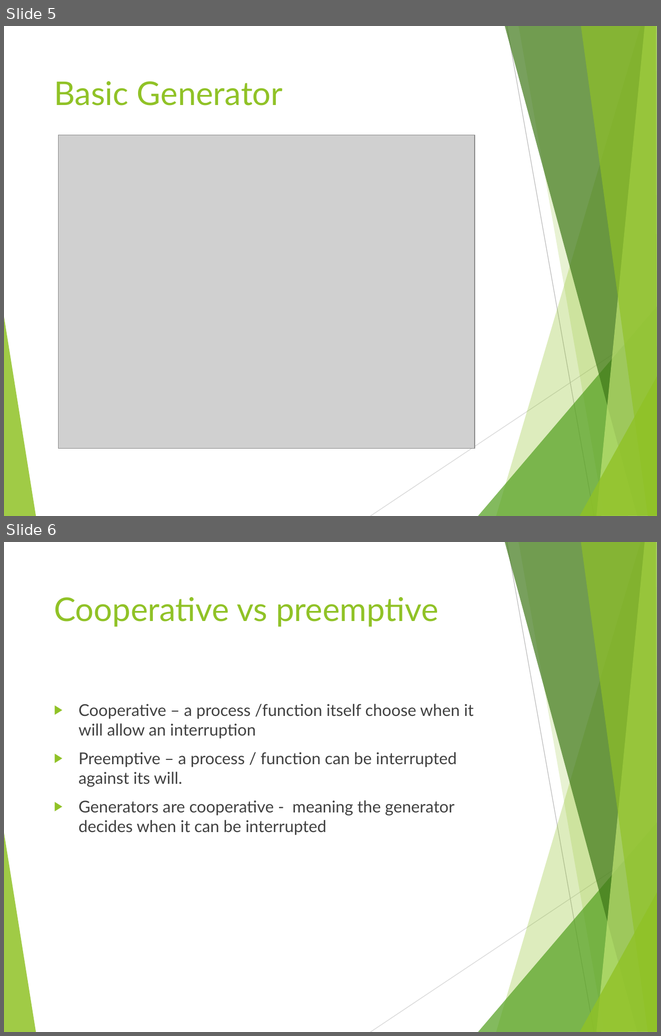
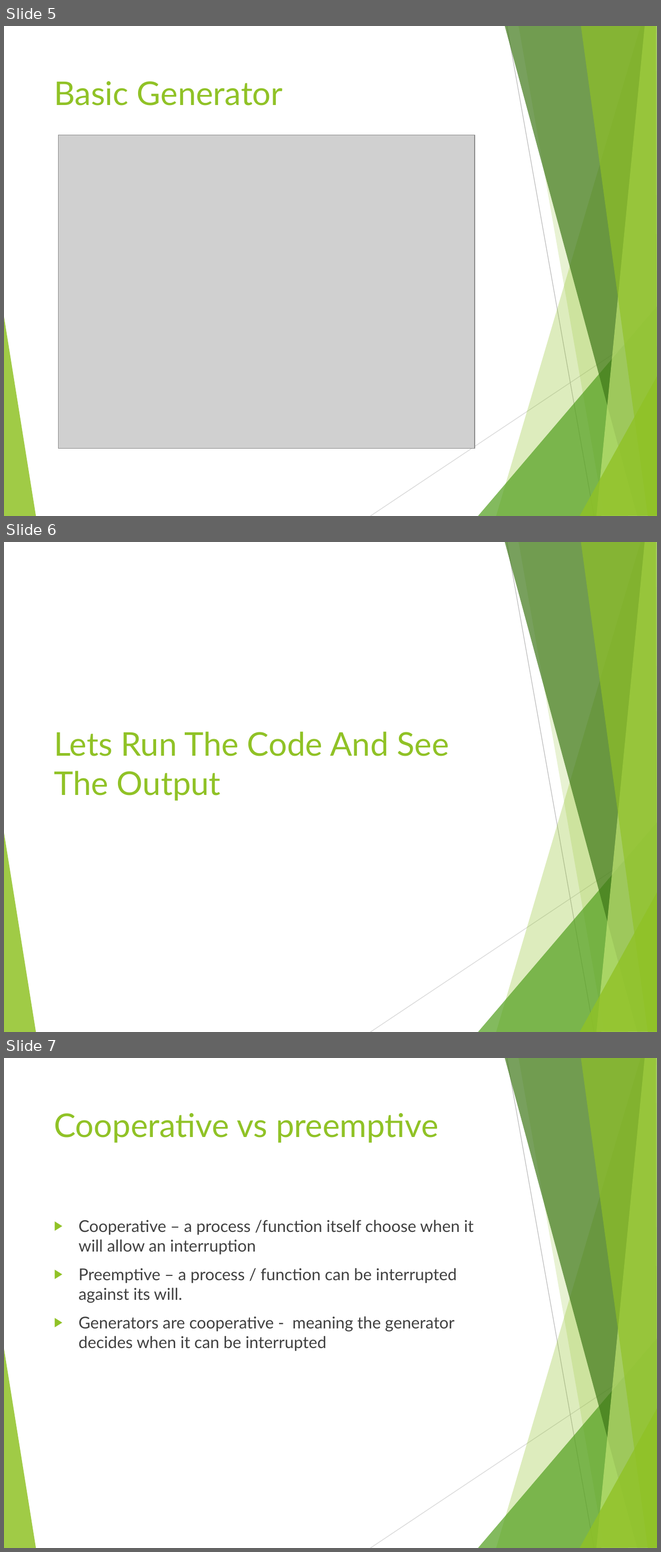
Before and after one commit to tamarstern/MyNodeJSCourse, a slide deck: day1/generators/nodejs_generators.pptx. Shown one above the other, each under a label of ours: slides 5 and 6 before the commit, slides 5, 6 and 7 after it. The pictures are 661x1036 and 661x1552 pixels, drawn with LibreOffice and Linux fonts; fonts in the diff are those of the drawing; grey boxes stand for pictures. Boxes give left, top, right and bottom in pixels: in the first picture for what was removed or moved away, otherwise in the second. Text is boxed around its words. In the diff, an @@ line names an element or a change of style, - is before the commit and + after.

```diff
--- a/day1/generators/nodejs_generators.pptx
+++ b/day1/generators/nodejs_generators.pptx
@@ slide 6 added at [4,542,657,1032], background #FFFFFF; not listed: 10 template elements that a slide beside it also shows @@
@@ title added at [54,731,449,801], 36 pt, text #90C226 @@
+Lets Run The Code And See The Output
@@ what was slide 6 is now slide 7 @@
```
Also in this commit, not shown: 2 slides changed, 4 other slides added, 10 other files.
